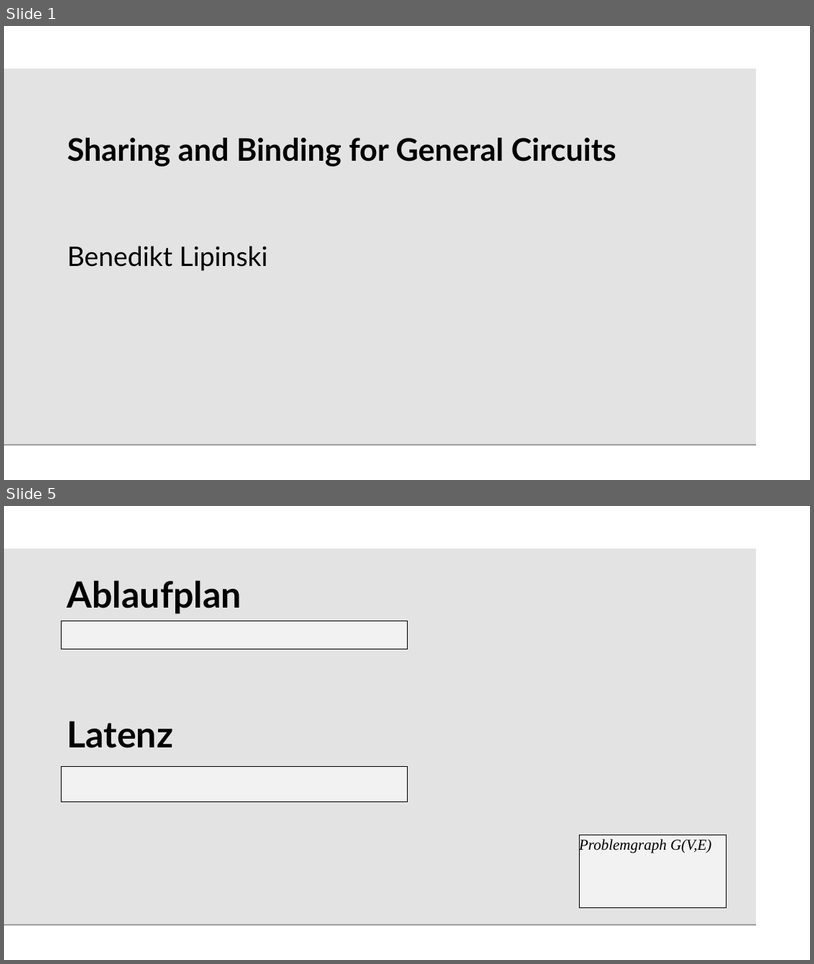
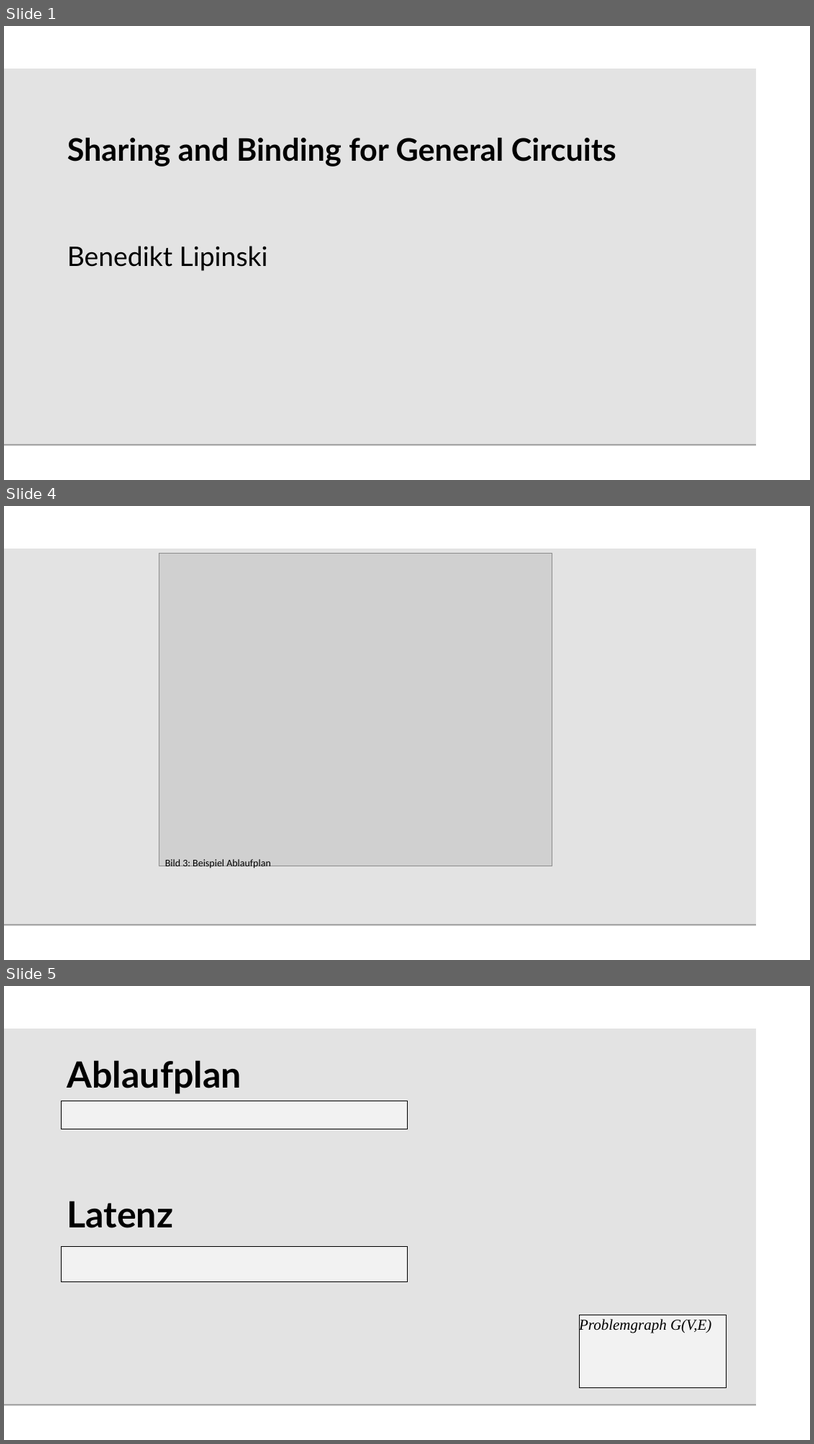
Before and after one commit to beLipinski/HW2, a slide deck: Presentation/Sharing and Binding for General Circuits.odp. Shown one above the other, each under a label of ours: slides 1 and 5 before the commit, slides 1, 4 and 5 after it; the slides between them are not shown. The pictures are 814x964 and 814x1444 pixels, drawn with LibreOffice and Linux fonts; fonts in the diff are those of the drawing; grey boxes stand for pictures; background and template pictures are left out. Boxes give left, top, right and bottom in pixels: in the first picture for what was removed or moved away, otherwise in the second. Text is boxed around its words. In the diff, an @@ line names an element or a change of style, - is before the commit and + after.

```diff
--- a/Presentation/Sharing and Binding for General Circuits.odp
+++ b/Presentation/Sharing and Binding for General Circuits.odp
@@ slide 4 added at bbox=[4, 506, 810, 960], background #FFFFFF; not listed: 1 template element that a slide beside it also shows @@
@@ picture added at bbox=[160, 554, 553, 865] @@
@@ text added at bbox=[165, 859, 271, 867], 12 pt, text #000000 @@
+Bild 3: Beispiel Ablaufplan
```
Also in this commit, not shown: 16 slides changed, 2 other slides added, 2 slides removed.
